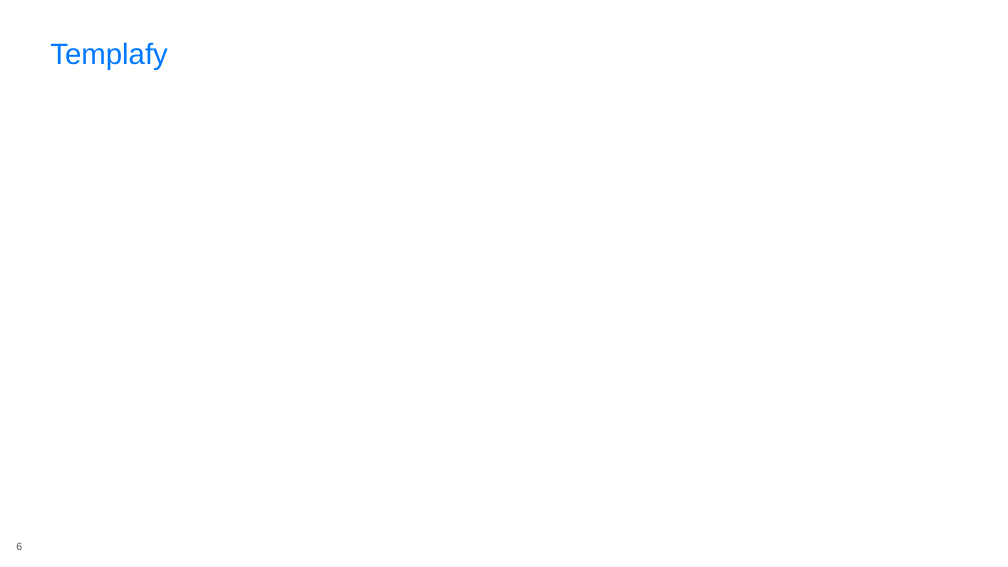
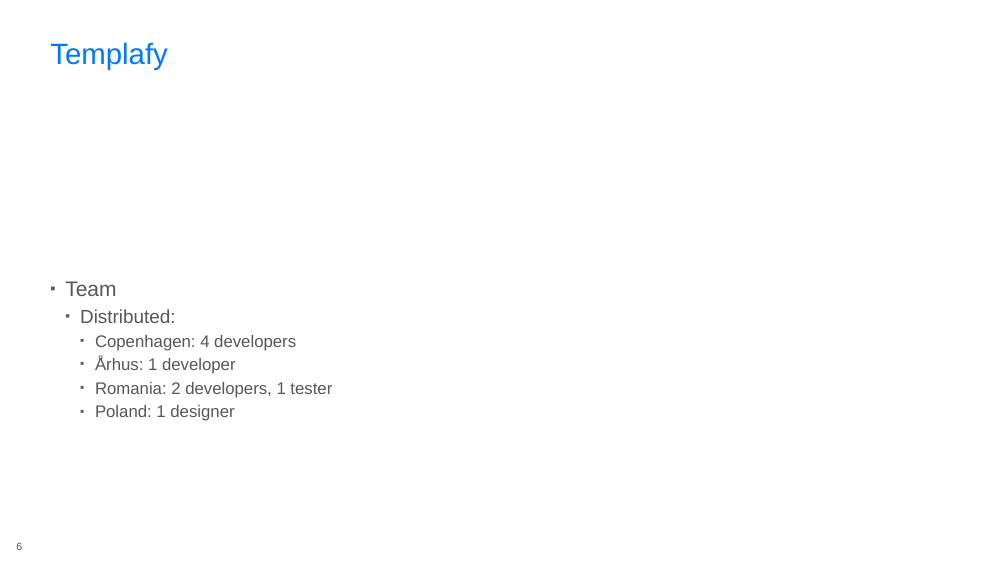
Before and after one commit to rasmuskl/react-webpack-typescript, a slide deck: slide 6 of _notes/Presentation.pptx. Drawn at 1008x567 pixels with LibreOffice and Linux fonts; fonts in the diff are those of the drawing; background and template pictures are left out. Boxes give left, top, right and bottom in pixels: in the first picture for what was removed or moved away, otherwise in the second. Text is boxed around its words. In the diff, an @@ line names an element or a change of style, - is before the commit and + after.

```diff
--- a/_notes/Presentation.pptx
+++ b/_notes/Presentation.pptx
@@ text added at (x1=65, y1=281, x2=332, y2=421), 16 pt, text #575757 @@
+▪ Team
+  ▪ Distributed:
+    ▪ Copenhagen: 4 developers
+    ▪ Århus: 1 developer
+    ▪ Romania: 2 developers, 1 tester
+    ▪ Poland: 1 designer
```
Also in this commit, not shown: 1 other slide changed, 20 other files.
